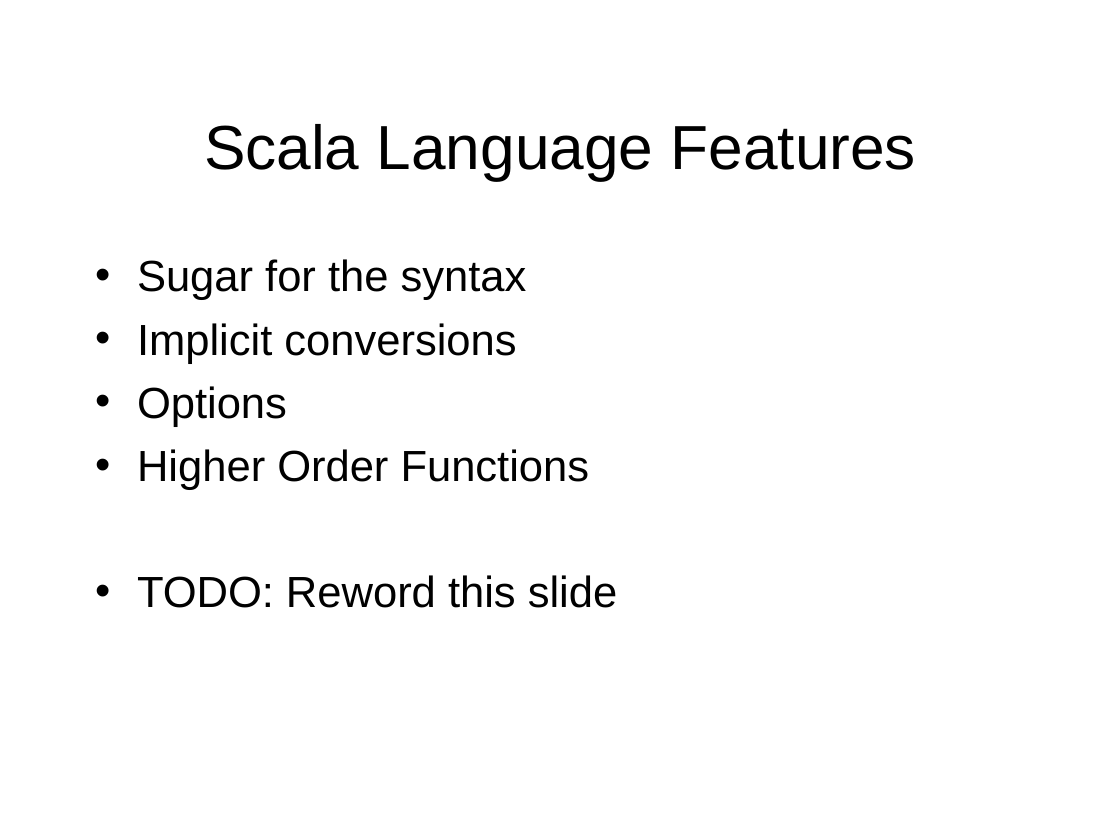
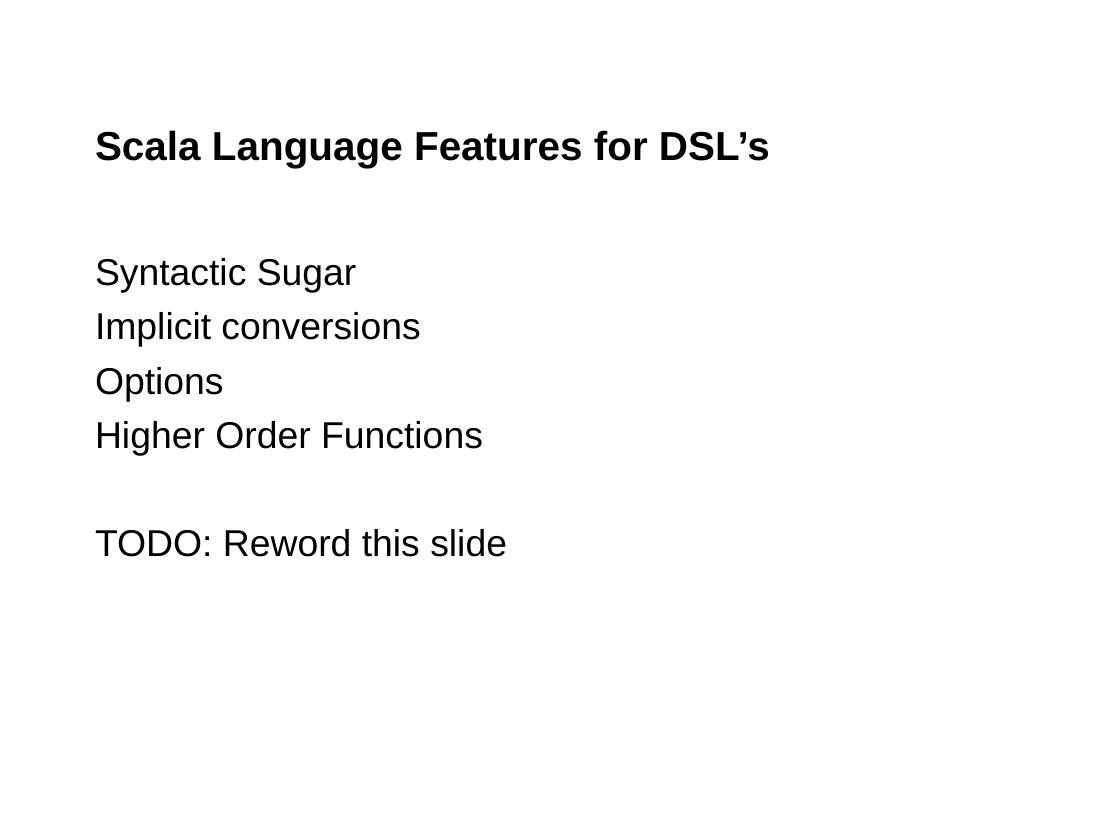
Before and after one commit to jgoodsen/agile2010, a slide deck: slide 8 of dsl.ppt (slide 7 before the commit). Drawn at 1120x840 pixels with LibreOffice and Linux fonts; fonts in the diff are those of the drawing; background and template pictures are left out. Boxes give left, top, right and bottom in pixels: in the first picture for what was removed or moved away, otherwise in the second. Text is boxed around its words. In the diff, an @@ line names an element or a change of style, - is before the commit and + after.

```diff
--- a/dsl.ppt
+++ b/dsl.ppt
@@ title at box(95, 130, 770, 168): text changed; size 40 to 26 pt; bold on @@
-Scala Language Features
+Scala Language Features for DSL’s
@@ text at box(95, 258, 357, 293): text changed; size 28 to 24 pt @@
-• Sugar for the syntax
+Syntactic Sugar
@@ text at box(95, 312, 507, 557): size 28 to 24 pt in "Implicit conversions", "Options", "Higher Order Functions", "TODO: Reword this slide"; bullet • to none; less space between paragraphs @@
```
Also in this commit, not shown: 7 other slides changed, 5 slides added, 1 other file.
